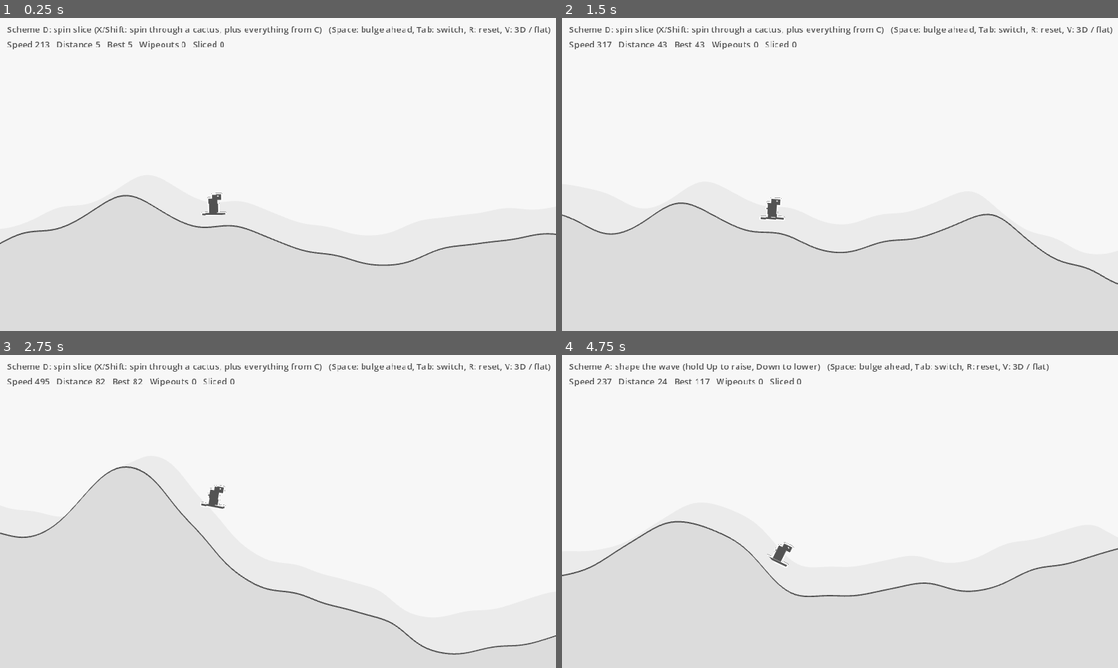
Above: before the commit, frames 1-4 (two rows, left to right).
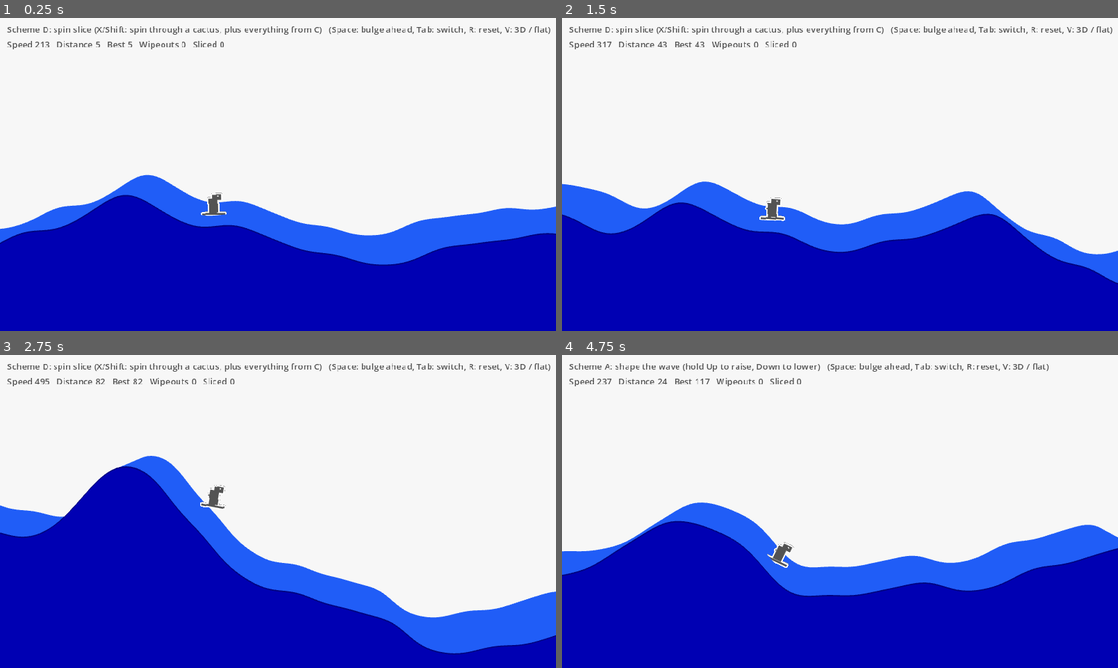
Above: after the commit, the same moments.

Repository: weitingyen168/dino-surf
Game: Godot game, scene res://scenes/main.tscn
Same seed, same stepped clock (60 frames per second), same inputs: the game is played once before the commit and once after it.
Inputs (mouse positions are in pixels of both pictures, inside the frame that each line leads up to):
- Up to frame 1 (0.25 s): no input
- Up to frame 2 (1.5 s): tap Enter at 0.5 s; move the mouse to (962, 158) at 0.52 s; hold D 0.53-1.25 s; hold Space (bulge) 0.53-1.25 s; click (962, 158) at 0.67 s; drag from (728, 190) to (812, 237) at 1.27 s
- Up to frame 3 (2.75 s): move the mouse to (333, 442) at 2.02 s; hold D from 2.03 s (still down); hold Up (surf) from 2.03 s (still down)
- Up to frame 4 (4.75 s): release D at 2.75 s; release Up (surf) at 2.75 s; drag from (812, 574) to (673, 464) at 2.77 s; move the mouse to (1006, 558) at 3.52 s; hold A 3.53-4.25 s; tap Tab at 3.6 s; drag from (673, 464) to (756, 433) at 4.27 s

The runs differ from the first frame. In frame 1, 38% of the frame differs, in the area x 0-100%, y 50-100%; in frame 2, 38%; in frame 3, 38%; in frame 4, 40%, in the area x 0-100%, y 47-100%.

Commit message:
changed water color

Diff:
--- a/project.godot
+++ b/project.godot
@@ -24,9 +24,8 @@
 
 [rendering]
 
-anti_aliasing/quality/msaa_3d=1
-
 textures/canvas_textures/default_texture_filter=0
 renderer/rendering_method="gl_compatibility"
 renderer/rendering_method.mobile="gl_compatibility"
+anti_aliasing/quality/msaa_3d=1
 environment/defaults/default_clear_color=Color(0.968627, 0.968627, 0.968627, 1)
--- a/scenes/main.tscn
+++ b/scenes/main.tscn
@@ -3,45 +3,46 @@
 [ext_resource type="Script" uid="uid://82fndjrxp8hn" path="res://scripts/main.gd" id="1_main"]
 [ext_resource type="PackedScene" path="res://scenes/water.tscn" id="2_water"]
 [ext_resource type="PackedScene" path="res://scenes/dino.tscn" id="3_dino"]
-[ext_resource type="Script" path="res://scripts/controls.gd" id="4_controls"]
-[ext_resource type="Script" path="res://scripts/tsunami.gd" id="5_tsunami"]
-[ext_resource type="Script" path="res://scripts/obstacle_spawner.gd" id="6_obstacles"]
-[ext_resource type="Script" path="res://scripts/gull_spawner.gd" id="7_gulls"]
-[ext_resource type="Script" path="res://scripts/game_camera.gd" id="8_camera"]
-[ext_resource type="Script" path="res://scripts/hud.gd" id="9_hud"]
-[ext_resource type="Script" path="res://scripts/view_3d.gd" id="10_view3d"]
+[ext_resource type="Script" uid="uid://bn3e261iobcdd" path="res://scripts/controls.gd" id="4_controls"]
+[ext_resource type="Script" uid="uid://be5oo4sgys1h7" path="res://scripts/tsunami.gd" id="5_tsunami"]
+[ext_resource type="Script" uid="uid://e0lkur2vcmxf" path="res://scripts/obstacle_spawner.gd" id="6_obstacles"]
+[ext_resource type="Script" uid="uid://bmyqq0ae03jrg" path="res://scripts/gull_spawner.gd" id="7_gulls"]
+[ext_resource type="Script" uid="uid://d225lanw7x73s" path="res://scripts/game_camera.gd" id="8_camera"]
+[ext_resource type="Script" uid="uid://c7chiji8vbh2e" path="res://scripts/hud.gd" id="9_hud"]
+[ext_resource type="Script" uid="uid://rupydxmg1yfh" path="res://scripts/view_3d.gd" id="10_view3d"]
 
 [node name="Main" type="Node2D" unique_id=1906895110]
 script = ExtResource("1_main")
 
-[node name="Controls" type="Node" parent="." node_paths=PackedStringArray("water", "dino")]
+[node name="Controls" type="Node" parent="." unique_id=2146046688 node_paths=PackedStringArray("water", "dino")]
 script = ExtResource("4_controls")
 water = NodePath("../Water")
 dino = NodePath("../Dino")
 
-[node name="Tsunami" type="Node" parent="." node_paths=PackedStringArray("water", "dino")]
+[node name="Tsunami" type="Node" parent="." unique_id=888717337 node_paths=PackedStringArray("water", "dino")]
 script = ExtResource("5_tsunami")
 water = NodePath("../Water")
 dino = NodePath("../Dino")
 
-[node name="ObstacleSpawner" type="Node" parent="." node_paths=PackedStringArray("water", "dino", "controls", "container")]
+[node name="ObstacleSpawner" type="Node" parent="." unique_id=438935970 node_paths=PackedStringArray("water", "dino", "controls", "container")]
 script = ExtResource("6_obstacles")
 water = NodePath("../Water")
 dino = NodePath("../Dino")
 controls = NodePath("../Controls")
 container = NodePath("../Hazards")
 
-[node name="GullSpawner" type="Node" parent="." node_paths=PackedStringArray("water", "dino", "container")]
+[node name="GullSpawner" type="Node" parent="." unique_id=1607006575 node_paths=PackedStringArray("water", "dino", "container")]
 script = ExtResource("7_gulls")
 water = NodePath("../Water")
 dino = NodePath("../Dino")
 container = NodePath("../Hazards")
 
-[node name="Background" type="Node2D" parent="."]
+[node name="Background" type="Node2D" parent="." unique_id=923984213]
 
 [node name="Water" parent="." unique_id=640107233 instance=ExtResource("2_water")]
+border_color = Color(0.13507405, 0.36343127, 0.96967655, 1)
 
-[node name="Hazards" type="Node2D" parent="."]
+[node name="Hazards" type="Node2D" parent="." unique_id=1115979266]
 
 [node name="Dino" parent="." unique_id=1696630509 node_paths=PackedStringArray("water") instance=ExtResource("3_dino")]
 water = NodePath("../Water")
@@ -54,13 +55,16 @@
 dino = NodePath("../Dino")
 controls = NodePath("../Controls")
 
-[node name="View3D" type="Node3D" parent="." node_paths=PackedStringArray("game_camera", "water", "background", "hazards", "dino")]
+[node name="View3D" type="Node3D" parent="." unique_id=71156811 node_paths=PackedStringArray("game_camera", "water", "background", "hazards", "dino")]
 script = ExtResource("10_view3d")
 game_camera = NodePath("../Camera2D")
 water = NodePath("../Water")
 background = NodePath("../Background")
 hazards = NodePath("../Hazards")
 dino = NodePath("../Dino")
+water_top_color = Color(0.13333334, 0.3647059, 0.96862745, 1)
+water_front_color = Color(2.5027991e-06, 0, 0.7050902, 1)
+water_line_color = Color(0, 0, 0.5019608, 1)
 
 [node name="HUD" type="CanvasLayer" parent="." unique_id=1036609310]
 script = ExtResource("9_hud")
@@ -73,7 +77,7 @@
 theme_override_colors/font_color = Color(0.32549, 0.32549, 0.32549, 1)
 theme_override_font_sizes/font_size = 10
 
-[node name="Wipeout" type="Label" parent="HUD"]
+[node name="Wipeout" type="Label" parent="HUD" unique_id=445050992]
 visible = false
 anchors_preset = 15
 anchor_right = 1.0
--- a/scripts/water.gd
+++ b/scripts/water.gd
@@ -12,6 +12,10 @@
 @export var base_y: float = 250.0
 @export var bottom_y: float = 640.0  # well below the screen, so the fill still covers it when the camera moves
 @export var max_height: float = 140.0
+
+@export_group("appearance")
+@export var fill_color:Color = Color.NAVY_BLUE
+@export var border_color:Color = Color.DARK_BLUE
 
 @export_group("Springs")
 @export var stiffness: float = 30.0  # pull back toward rest height
@@ -63,11 +67,11 @@
 	_left.resize(point_count)
 	_right.resize(point_count)
 	_fill = Polygon2D.new()
-	_fill.color = Color("dcdcdc")
+	_fill.color = fill_color
 	add_child(_fill)
 	_line = Line2D.new()
 	_line.width = 2.0
-	_line.default_color = Color("535353")
+	_line.default_color = border_color
 	add_child(_line)
 
 
